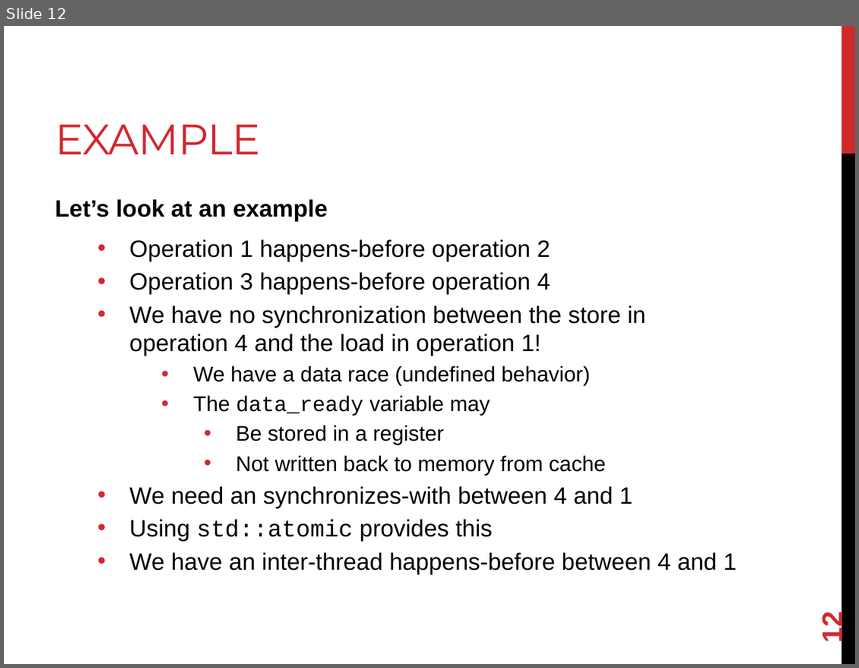
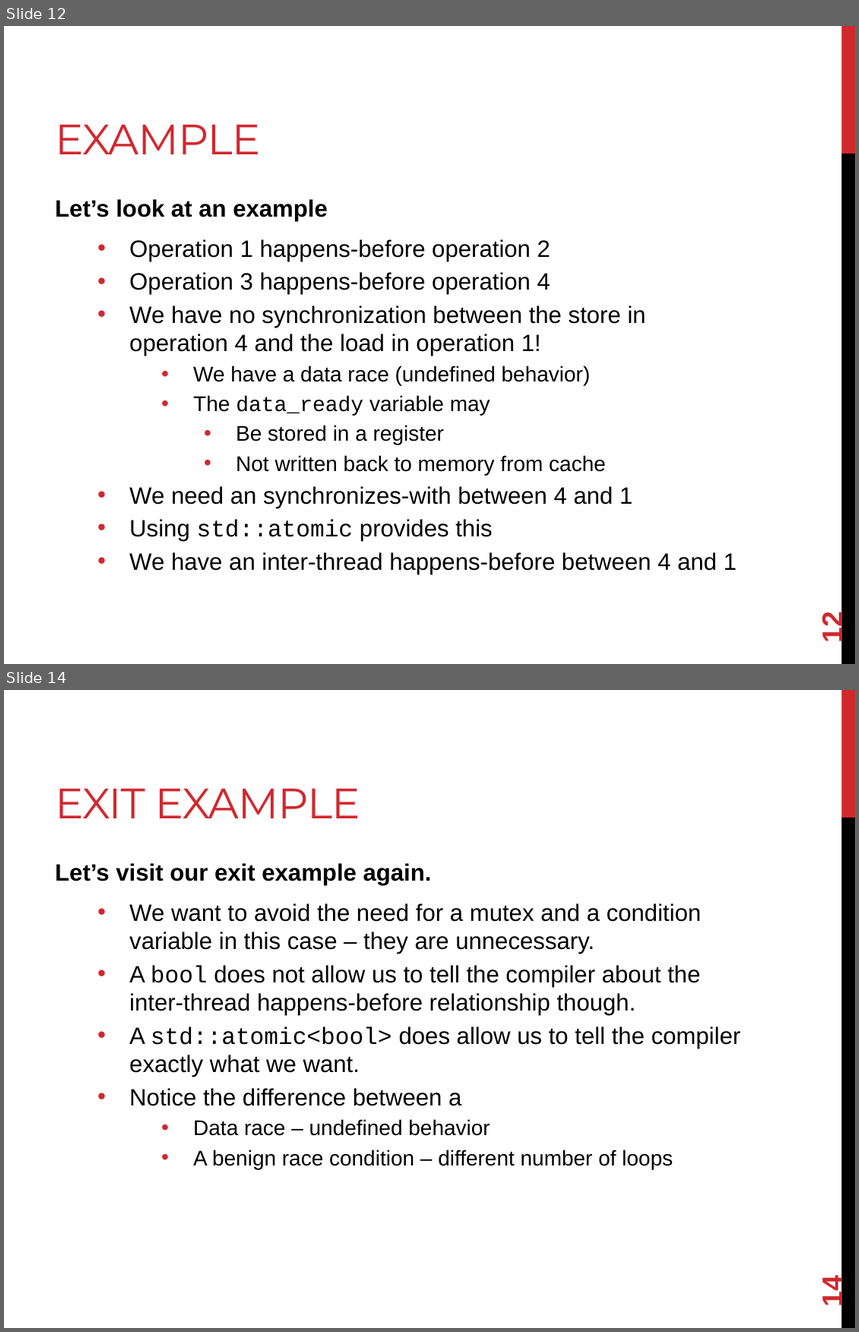
Before and after one commit to joshpeterson/DevelopingConcurrentSoftware, a slide deck: Lectures/Atomics/Atomics.pptx. Shown one above the other, each under a label of ours: slide 12 before the commit, slides 12 and 14 after it; the slides between them are not shown. The pictures are 859x668 and 859x1332 pixels, drawn with LibreOffice and Linux fonts; fonts in the diff are those of the drawing. Boxes give left, top, right and bottom in pixels: in the first picture for what was removed or moved away, otherwise in the second. Text is boxed around its words. In the diff, an @@ line names an element or a change of style, - is before the commit and + after.

Commit message:
Complete atomics lecture and new exit example.

```diff
--- a/Lectures/Atomics/Atomics.pptx
+++ b/Lectures/Atomics/Atomics.pptx
@@ slide 14 added at [4,690,855,1328], background #FFFFFF; not listed: 2 template elements that a slide beside it also shows @@
@@ title added at [55,788,360,818], 36 pt, text #D1282E @@
+EXIT EXAMPLE
@@ text added at [55,863,741,1170], 20 pt, text #000000 @@
+Let’s visit our exit example again.
+  • We want to avoid the need for a mutex and a condition variable in this case – they are unnecessary.
+  • A bool does not allow us to tell the compiler about the inter-thread happens-before relationship though.
+  • A std::atomic<bool> does allow us to tell the compiler exactly what we want.
+  • Notice the difference between a
+    • Data race – undefined behavior
+    • A benign race condition – different number of loops
@@ page number added at [816,1279,848,1306], 24 pt, text #D1282E, bold @@
+14
```
Also in this commit, not shown: 1 slide changed, 1 other slide added, 4 other files.
